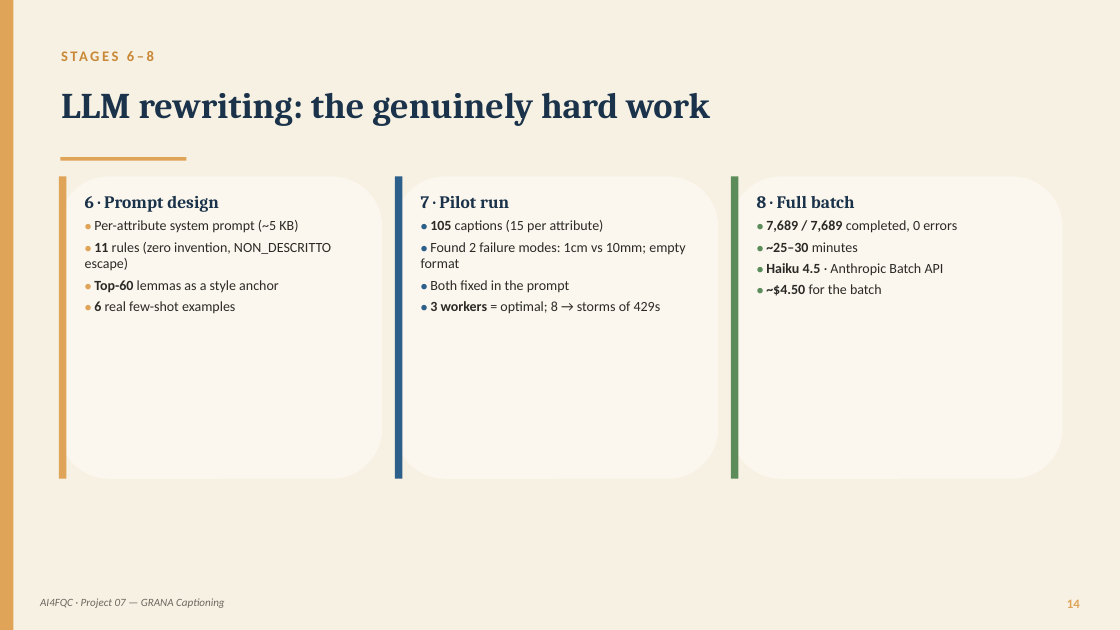
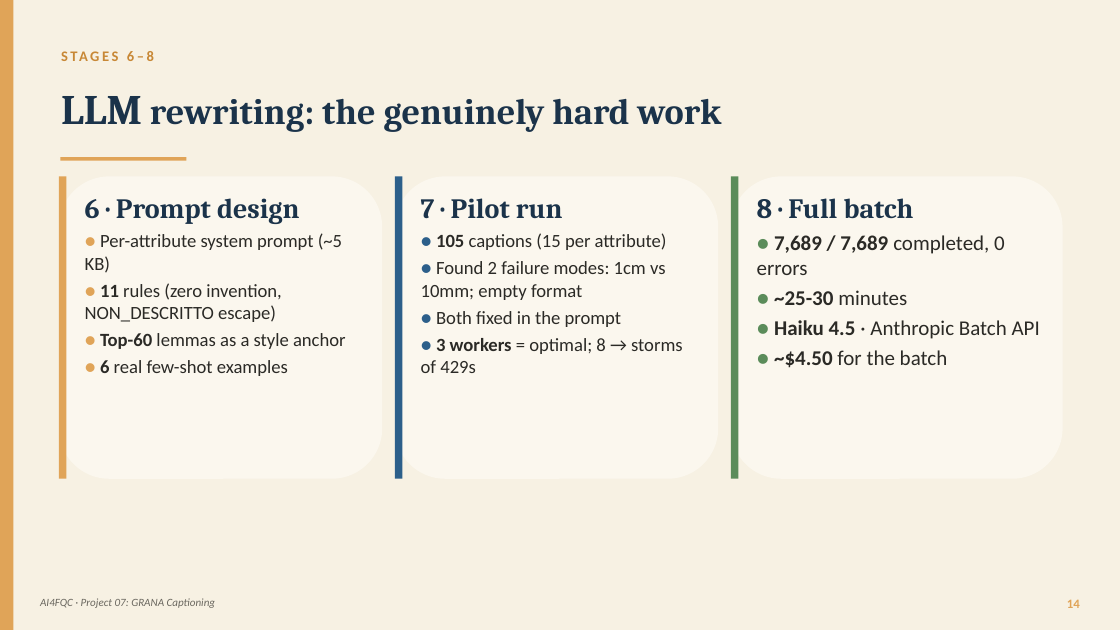
Before and after one commit to panciut/Cheese, a slide deck: slide 14 of presentation/Trentingrana_Captioning_EN.pptx. Drawn at 1120x630 pixels with LibreOffice and Linux fonts; fonts in the diff are those of the drawing. Boxes give left, top, right and bottom in pixels: in the first picture for what was removed or moved away, otherwise in the second. Text is boxed around its words. In the diff, an @@ line names an element or a change of style, - is before the commit and + after.

Commit message:
Remove redundant presentation directory entry from .gitignore and update Trentingrana_Captioning_EN.pptx file

```diff
--- a/presentation/Trentingrana_Captioning_EN.pptx
+++ b/presentation/Trentingrana_Captioning_EN.pptx
@@ text "LLM rewriting: the genuinely hard ..." at (61,96,721,132): size 31 to 36 pt in "LLM" @@
@@ text "6 · Prompt design" at (85,198,346,376): size 15 to 24 pt in "6 · Prompt design"; size 10 to 16 pt in "●", "●", "●", "●"; size 12 to 16 pt in "Per-attribute system prompt (~5 KB)", "11 rules (zero invention, NON_DESCRITTO escape)", "Top-60 lemmas as a style anchor", "6 real few-shot examples" @@
@@ text "7 · Pilot run" at (421,198,683,373): size 15 to 24 pt in "7 · Pilot run"; size 10 to 16 pt in "●", "●", "●", "●"; size 12 to 16 pt in "105 captions (15 per attribute)", "Found 2 failure modes: 1cm vs 10mm; ...", "Both fixed in the prompt", "3 workers = optimal; 8 → storms ..." @@
@@ text at (757,198,1040,368): size 15 to 24 pt in "8 · Full batch"; size 10 to 18 pt in "●", "●", "●"; size 12 to 18 pt in "7,689 / 7,689 completed, 0 errors", "Haiku 4.5 · Anthropic Batch API", "~$4.50 for the batch" @@
@@ text at (774,290,907,305): text changed; size 12 to 18 pt @@
-● ~25–30 minutes
+● ~25-30 minutes
@@ text at (40,598,216,608): text changed @@
-AI4FQC · Project 07 — GRANA Captioning
+AI4FQC · Project 07: GRANA Captioning
```
Also in this commit, not shown: 29 other slides changed, 1 other file.
